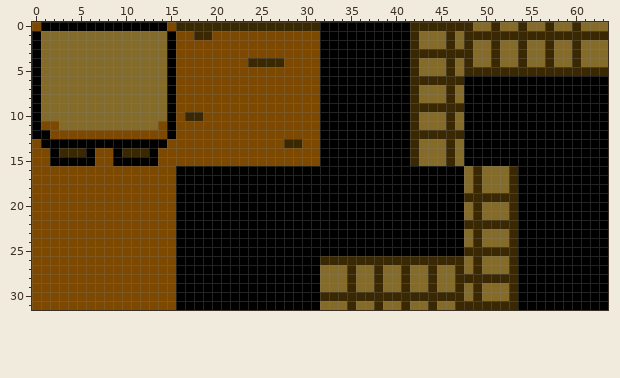
Two states of a pixel-art file, Sprites/insideTileSet.aseprite. The picture above is the old version.
64x32 pixels, 1 frame.
And afterwards:
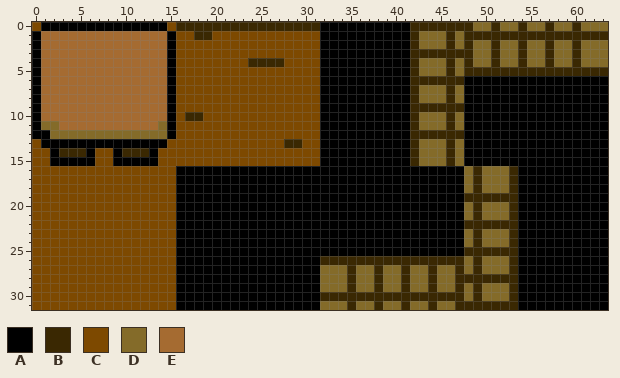
Palette (. is transparent): A #000000  B #3a2802  C #7d4900  D #846b29  E #a56b31
The edit:
Colour D replaces colour C in row 11 at x 1 to 2 and 14; in row 12 at x 2 to 14.
Colour E replaces colour D in rows 1 to 10 at x 1 to 14; in row 11 at x 3 to 13.
Changed places in both pictures, as pixel boxes (x1, y1, x2, y2):
changed: (41, 31, 167, 139)
